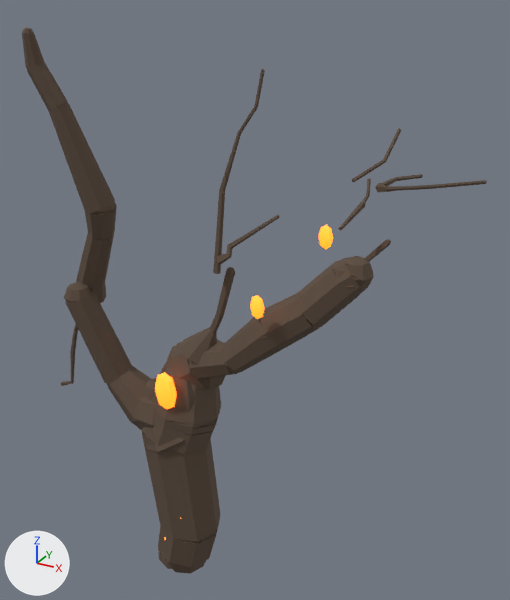
What one commit did to the glTF model client/assets/models/packs/placeholders/ashland-lichen-tree-flaming.glb.
Rendered twice from a camera (50 mm lens) standing at (2.78, -3.79, 4.52) and looking at (0.52, 0.31, 2.47). The axes (+X, +Y, +Z) are drawn at lower left. The lights are the same throughout. The older version comes first. Vertices at exactly the same position are counted once.

The first picture shows 'body'.
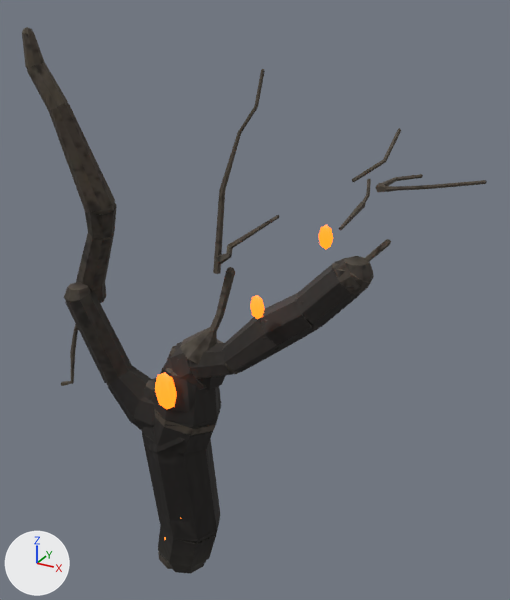
Location of each change, [x1, y1, x2, y2] in pixels of the pictures (510 x 600 px; the box of a moved part takes in the faces that stretch with it):
part 1 of me_body, moved or reshaped
    both: [158, 526, 194, 573]
part 2 of me_body, surface changed
    both: [23, 27, 426, 574]
part 3 of me_body, recoloured
    both: [23, 27, 426, 574]

The change in detail:
Picture 'Image_2' (img_image_2) is new.
Picture 'Image_1' (img_image_1) is new.
Picture 'Image_0' (img_image_0) is new.
Material 'pbr_body' (mat_pbr_body) is new.
Uses the picture img_image_0.
Uses the picture img_image_1.
Uses the picture img_image_2.
me_body has 2068 vertices, 3706 faces and spans x -1.18..1.99, y -0.34..0.51, z 0.01..4.31.
me_body is used by ob_body; location (0.0, 0.0, 0.0).
Part 1, on me_body:
16 faces are deleted.
16 new faces join them, mat_pbr_body.
me_body part 2: 3545 kept faces spanning x -1.18..1.99, y -0.34..0.51, z 0.01..4.31 get new texture (UV) coordinates.
me_body part 3: 3209 faces spanning x -1.18..1.99, y -0.34..0.51, z 0.01..4.31 switch from mat_bark_lichen to mat_pbr_body.
